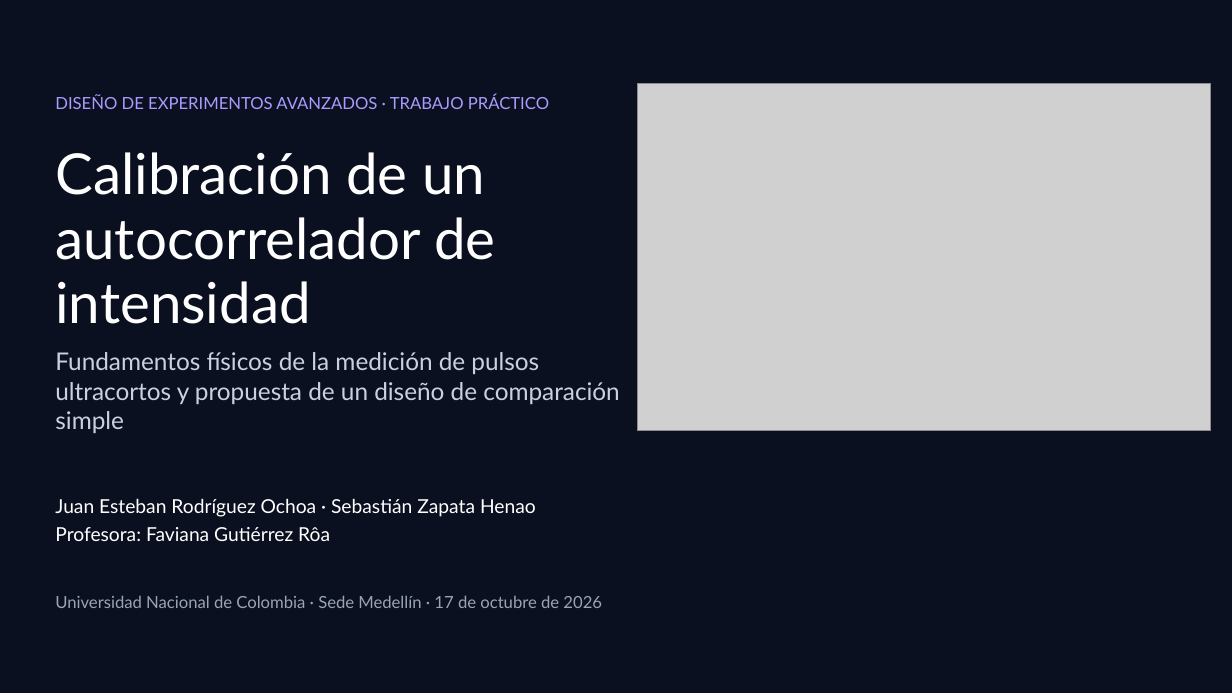
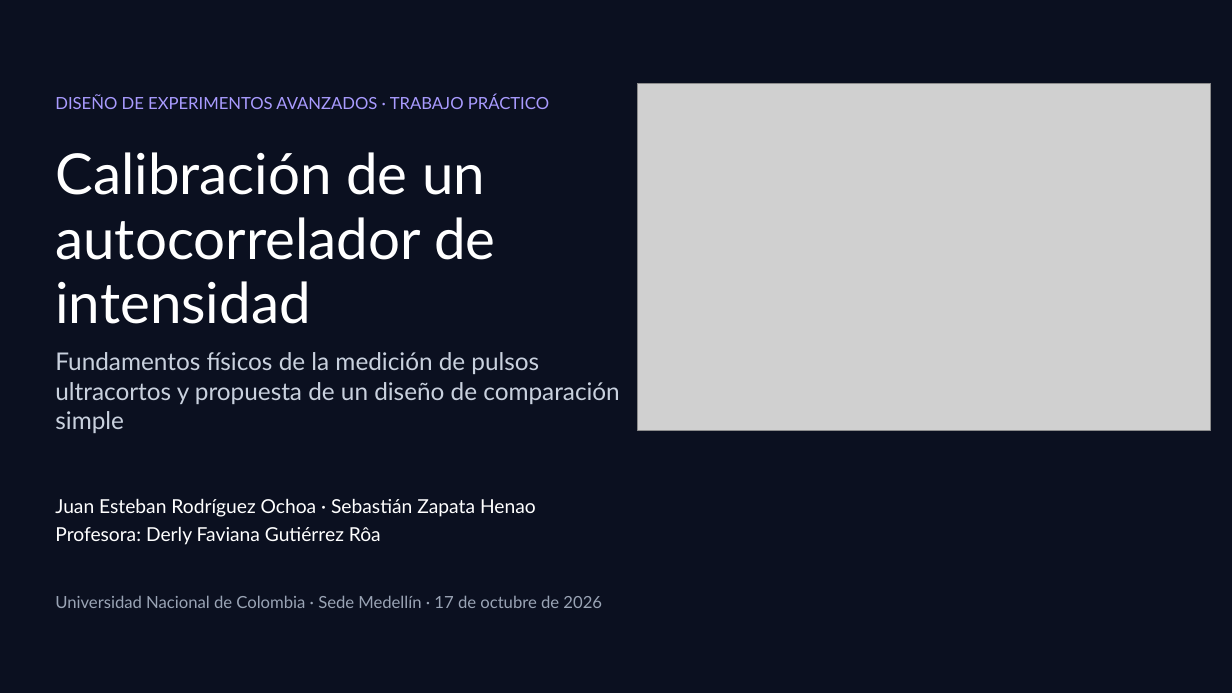
Before and after one commit to Juanes2001/diseno-de-experimentos, a slide deck: slide 1 of trabajo-practico/exposicion-17-oct/Autocorrelador_Fundamentos_y_Calibracion.pptx. Drawn at 1232x693 pixels with LibreOffice and Linux fonts; fonts in the diff are those of the drawing; grey boxes stand for pictures. Boxes give left, top, right and bottom in pixels: in the first picture for what was removed or moved away, otherwise in the second. Text is boxed around its words. In the diff, an @@ line names an element or a change of style, - is before the commit and + after.

```diff
--- a/trabajo-practico/exposicion-17-oct/Autocorrelador_Fundamentos_y_Calibracion.pptx
+++ b/trabajo-practico/exposicion-17-oct/Autocorrelador_Fundamentos_y_Calibracion.pptx
@@ text at [55, 526, 381, 545]: text changed @@
-Profesora: Faviana Gutiérrez Rôa
+Profesora: Derly Faviana Gutiérrez Rôa
```
Also in this commit, not shown: 5 other slides changed, 1 slide removed, 19 other files.
